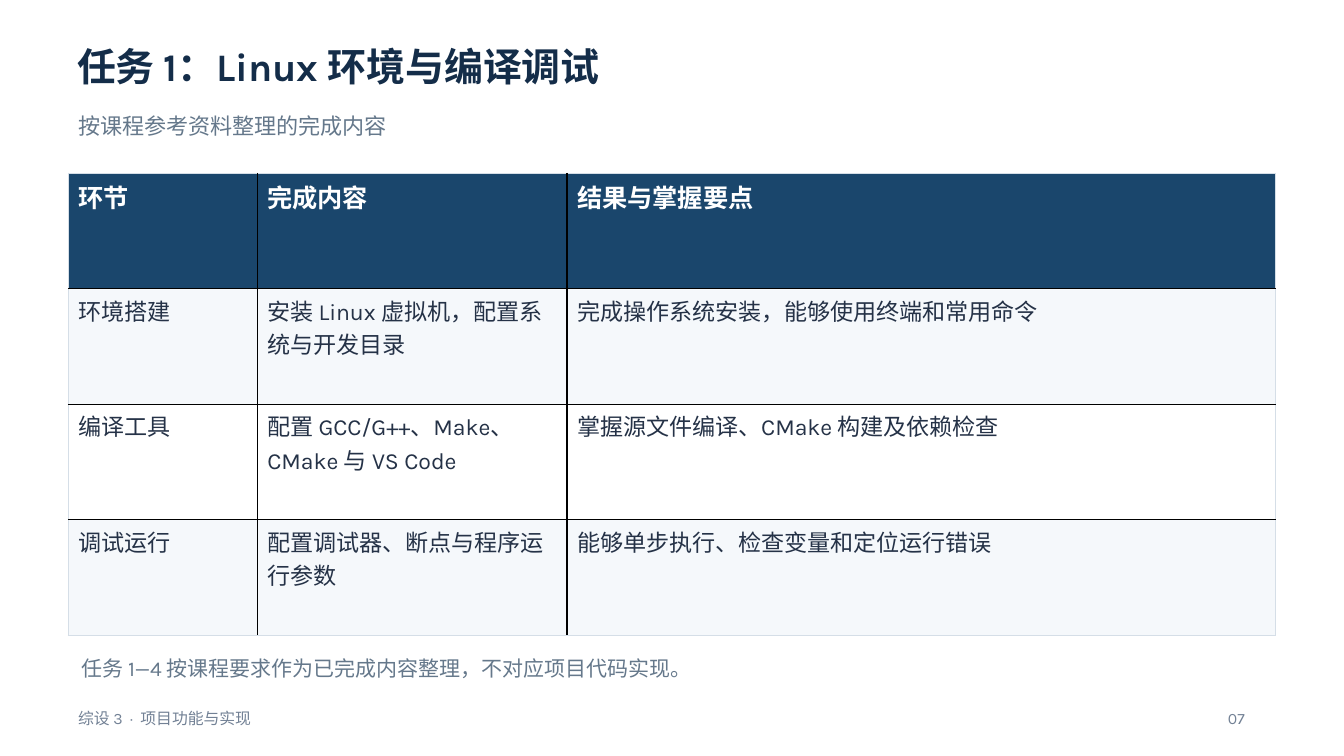
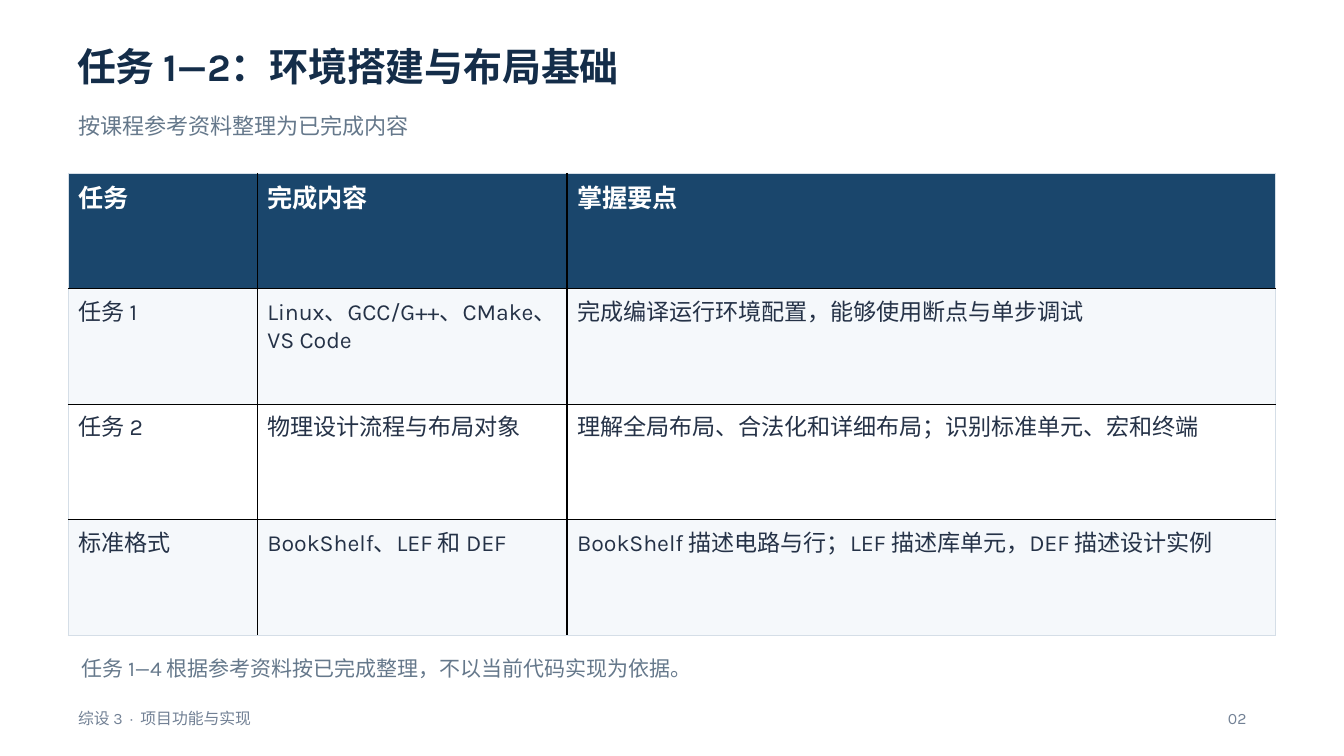
Before and after one commit to kamisato-funeki/ZS-3, a slide deck: slide 2 of docs/综设3-任务5至7汇报.pptx (slide 7 before the commit). Drawn at 1344x756 pixels with LibreOffice and Linux fonts; fonts in the diff are those of the drawing. Boxes give left, top, right and bottom in pixels: in the first picture for what was removed or moved away, otherwise in the second. Text is boxed around its words. In the diff, an @@ line names an element or a change of style, - is before the commit and + after.

Commit message:
doc: 精简汇报并补充运行截图

```diff
--- a/docs/综设3-任务5至7汇报.pptx
+++ b/docs/综设3-任务5至7汇报.pptx
@@ text at (77, 47, 619, 85): text changed @@
-任务 1：Linux 环境与编译调试
+任务 1—2：环境搭建与布局基础
@@ text at (78, 115, 408, 136): text changed @@
-按课程参考资料整理的完成内容
+按课程参考资料整理为已完成内容
@@ table at (69, 173, 1276, 635) @@
-row 1, column 1: 环节
+row 1, column 1: 任务
-row 1, column 3: 结果与掌握要点
+row 1, column 3: 掌握要点
-row 2: 环境搭建 | 安装 Linux 虚拟机，配置系统与开发目录 | 完成操作系统安装，能够使用终端和常用命令
+row 2: 任务 1 | Linux、GCC/G++、CMake、VS Code | 完成编译运行环境配置，能够使用断点与单步调试
-row 3: 编译工具 | 配置 GCC/G++、Make、CMake 与 VS Code | 掌握源文件编译、CMake 构建及依赖检查
+row 3: 任务 2 | 物理设计流程与布局对象 | 理解全局布局、合法化和详细布局；识别标准单元、宏和终端
-row 4: 调试运行 | 配置调试器、断点与程序运行参数 | 能够单步执行、检查变量和定位运行错误
+row 4: 标准格式 | BookShelf、LEF 和 DEF | BookShelf 描述电路与行；LEF 描述库单元，DEF 描述设计实例
@@ text at (81, 658, 692, 678): text changed @@
-任务 1—4 按课程要求作为已完成内容整理，不对应项目代码实现。
+任务 1—4 根据参考资料按已完成整理，不以当前代码实现为依据。
@@ text at (1228, 714, 1247, 724): text changed @@
-07
+02
```
Also in this commit, not shown: 4 other slides changed, 1 slide added, 14 slides removed.
